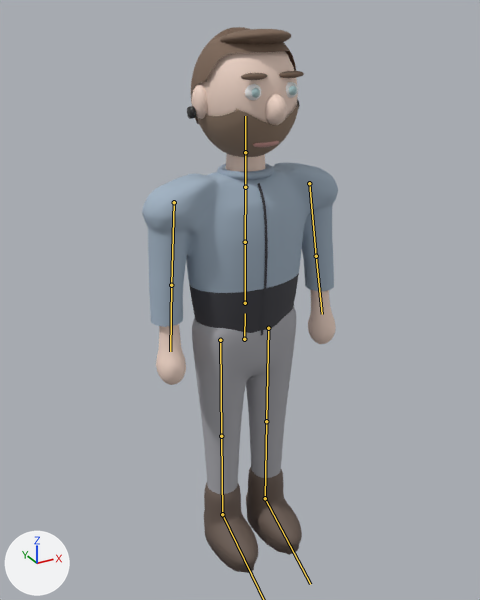
The glTF model assets/chars/steffen.glb, before and after one commit.
Both versions are drawn from a 50 mm camera at (-1.114, -1.985, 2.09) aimed at (-0.014, 0.015, 1.09). The axes (+X, +Y, +Z) are drawn at lower left. The lights are the same throughout. The first picture is the older version. The bones that change are drawn over the model as lines.

Names of what the first picture shows: 'Hals', 'Haut_Koerper', 'Hose', 'Kopf_Gruppe', 'Kragen', 'Schuh_L', 'Schuh_R', 'Shirt', 'Zip'.
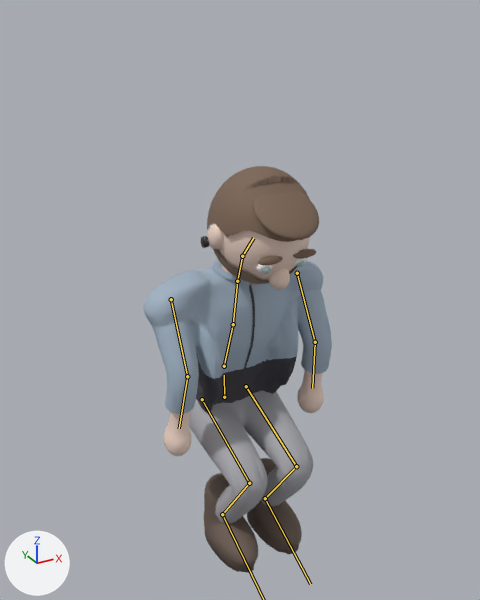
The newer file adds an action. The first version stands in its rest pose; the second is drawn at frame 49 of the action 'Crouch'.

Scene script edits in JSON lines:
```json
{"block": "bone_hips", "where": "bone_hips = bpy.data.objects['SteffenRig'].pose.bones['Hips']"}
{"op": "set", "path": "bone_hips.location", "old": "(0.0, 0.0, 0.0)", "new": "(0.0, -0.355, -0.175)"}
{"block": "bone_spine", "where": "bone_spine = bpy.data.objects['SteffenRig'].pose.bones['Spine']  # child of 'Hips'"}
{"op": "set", "path": "bone_spine.rotation_quaternion", "old": "(1.0, 0.0, 0.0, 0.0)", "new": "(0.985, 0.174, 0.0, 0.0)", "note": "degrees (0, 0, 0) -> degrees (20, 0, 0)"}
{"block": "bone_chest", "where": "bone_chest = bpy.data.objects['SteffenRig'].pose.bones['Chest']  # child of 'Spine'"}
{"op": "set", "path": "bone_chest.rotation_quaternion", "old": "(1.0, 0.0, 0.0, 0.0)", "new": "(0.996, -0.087, 0.0, 0.0)", "note": "degrees (0, 0, 0) -> degrees (-10, 0, 0)"}
{"block": "bone_neck", "where": "bone_neck = bpy.data.objects['SteffenRig'].pose.bones['Neck']  # child of 'Chest'"}
{"op": "set", "path": "bone_neck.rotation_quaternion", "old": "(1.0, 0.0, 0.0, 0.0)", "new": "(0.996, 0.087, 0.0, 0.0)", "note": "degrees (0, 0, 0) -> degrees (10, 0, 0)"}
{"block": "bone_head", "where": "bone_head = bpy.data.objects['SteffenRig'].pose.bones['Head']  # child of 'Neck'"}
{"op": "set", "path": "bone_head.rotation_quaternion", "old": "(1.0, 0.0, 0.0, 0.0)", "new": "(0.985, 0.174, 0.0, 0.0)", "note": "degrees (0, 0, 0) -> degrees (20, 0, 0)"}
{"block": "bone_upperarm_l", "where": "bone_upperarm_l = bpy.data.objects['SteffenRig'].pose.bones['UpperArm.L']  # child of 'Shoulder.L'"}
{"op": "set", "path": "bone_upperarm_l.rotation_quaternion", "old": "(1.0, 0.0, 0.0, 0.0)", "new": "(0.954, -0.301, 0.0, 0.0)", "note": "degrees (0, 0, 0) -> degrees (-35, 0, 0)"}
{"block": "bone_lowerarm_l", "where": "bone_lowerarm_l = bpy.data.objects['SteffenRig'].pose.bones['LowerArm.L']  # child of 'UpperArm.L'"}
{"op": "set", "path": "bone_lowerarm_l.rotation_quaternion", "old": "(1.0, 0.0, 0.0, 0.0)", "new": "(0.94, 0.342, 0.0, 0.0)", "note": "degrees (0, 0, 0) -> degrees (40, 0, 0)"}
{"block": "bone_upperarm_r", "where": "bone_upperarm_r = bpy.data.objects['SteffenRig'].pose.bones['UpperArm.R']  # child of 'Shoulder.R'"}
{"op": "set", "path": "bone_upperarm_r.rotation_quaternion", "old": "(1.0, 0.0, 0.0, 0.0)", "new": "(0.954, -0.301, 0.0, 0.0)", "note": "degrees (0, 0, 0) -> degrees (-35, 0, 0)"}
{"block": "bone_lowerarm_r", "where": "bone_lowerarm_r = bpy.data.objects['SteffenRig'].pose.bones['LowerArm.R']  # child of 'UpperArm.R'"}
{"op": "set", "path": "bone_lowerarm_r.rotation_quaternion", "old": "(1.0, 0.0, 0.0, 0.0)", "new": "(0.94, 0.342, 0.0, 0.0)", "note": "degrees (0, 0, 0) -> degrees (40, 0, 0)"}
{"block": "bone_upperleg_l", "where": "bone_upperleg_l = bpy.data.objects['SteffenRig'].pose.bones['UpperLeg.L']  # child of 'Hips'"}
{"op": "set", "path": "bone_upperleg_l.rotation_quaternion", "old": "(1.0, 0.0, 0.0, 0.0)", "new": "(0.819, -0.574, 0.0, 0.0)", "note": "degrees (0, 0, 0) -> degrees (-70, 0, 0)"}
{"block": "bone_lowerleg_l", "where": "bone_lowerleg_l = bpy.data.objects['SteffenRig'].pose.bones['LowerLeg.L']  # child of 'UpperLeg.L'"}
{"op": "set", "path": "bone_lowerleg_l.rotation_quaternion", "old": "(1.0, 0.0, 0.0, 0.0)", "new": "(0.609, 0.793, 0.0, 0.0)", "note": "degrees (0, 0, 0) -> degrees (105, 0, 0)"}
{"block": "bone_foot_l", "where": "bone_foot_l = bpy.data.objects['SteffenRig'].pose.bones['Foot.L']  # child of 'LowerLeg.L'"}
{"op": "set", "path": "bone_foot_l.rotation_quaternion", "old": "(1.0, 0.0, 0.0, 0.0)", "new": "(0.954, -0.301, 0.0, 0.0)", "note": "degrees (0, 0, 0) -> degrees (-35, 0, 0)"}
{"block": "bone_upperleg_r", "where": "bone_upperleg_r = bpy.data.objects['SteffenRig'].pose.bones['UpperLeg.R']  # child of 'Hips'"}
{"op": "set", "path": "bone_upperleg_r.rotation_quaternion", "old": "(1.0, 0.0, 0.0, 0.0)", "new": "(0.819, -0.574, 0.0, 0.0)", "note": "degrees (0, 0, 0) -> degrees (-70, 0, 0)"}
{"block": "bone_lowerleg_r", "where": "bone_lowerleg_r = bpy.data.objects['SteffenRig'].pose.bones['LowerLeg.R']  # child of 'UpperLeg.R'"}
{"op": "set", "path": "bone_lowerleg_r.rotation_quaternion", "old": "(1.0, 0.0, 0.0, 0.0)", "new": "(0.609, 0.793, 0.0, 0.0)", "note": "degrees (0, 0, 0) -> degrees (105, 0, 0)"}
{"block": "bone_foot_r", "where": "bone_foot_r = bpy.data.objects['SteffenRig'].pose.bones['Foot.R']  # child of 'LowerLeg.R'"}
{"op": "set", "path": "bone_foot_r.rotation_quaternion", "old": "(1.0, 0.0, 0.0, 0.0)", "new": "(0.954, -0.301, 0.0, 0.0)", "note": "degrees (0, 0, 0) -> degrees (-35, 0, 0)"}
```

Boxes (x1, y1, x2, y2) around the edits, measured in the pictures (480 x 600 px):
```json
{"object": "Shirt", "change": "posed", "before": [142, 163, 338, 333], "after": [143, 260, 332, 414], "on screen": "9% shorter"}
{"object": "Kopf_Gruppe", "change": "posed", "before": [187, 27, 304, 157], "after": [201, 166, 319, 290]}
{"object": "Hose", "change": "posed", "before": [192, 306, 296, 494], "after": [189, 391, 313, 524]}
{"object": "Haut_Koerper", "change": "posed", "before": [156, 289, 336, 385], "after": [164, 370, 324, 456], "on screen": "11% narrower, 10% shorter"}
{"object": "Kragen", "change": "posed", "before": [217, 164, 274, 180], "after": [213, 259, 246, 282]}
{"object": "Hals", "change": "posed", "before": [226, 154, 265, 172], "after": [222, 265, 249, 283], "on screen": "mostly hidden afterwards"}
{"bone": "Hips", "before": "(244, 339) to (245, 313)", "after": "(224, 397) to (224, 375)"}
{"bone": "Spine", "before": "(245, 303) to (245, 242)", "after": "(224, 366) to (233, 324)"}
{"bone": "Chest", "before": "(245, 242) to (245, 187)", "after": "(233, 324) to (237, 281)"}
{"bone": "Neck", "before": "(245, 187) to (245, 152)", "after": "(237, 281) to (242, 256)"}
{"bone": "Head", "before": "(245, 152) to (245, 116)", "after": "(242, 256) to (253, 238)"}
{"bone": "UpperArm.L", "before": "(309, 183) to (316, 256)", "after": "(297, 273) to (315, 342)"}
{"bone": "LowerArm.L", "before": "(316, 256) to (322, 314)", "after": "(315, 342) to (312, 388)"}
{"bone": "UpperArm.R", "before": "(174, 202) to (171, 285)", "after": "(171, 299) to (187, 376)"}
{"bone": "LowerArm.R", "before": "(171, 285) to (170, 351)", "after": "(187, 376) to (179, 428)"}
{"bone": "UpperLeg.L", "before": "(268, 328) to (266, 421)", "after": "(246, 386) to (296, 466)"}
{"bone": "LowerLeg.L", "before": "(266, 421) to (265, 498)", "after": "(296, 466) to (265, 498)"}
{"bone": "UpperLeg.R", "before": "(220, 340) to (221, 436)", "after": "(202, 399) to (249, 483)"}
{"bone": "LowerLeg.R", "before": "(221, 436) to (222, 514)", "after": "(249, 483) to (222, 514)"}
```
